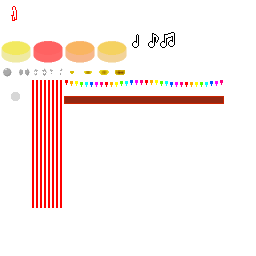
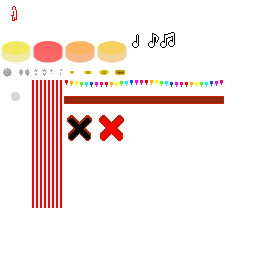
Comparing the layer stacks of the two w=256, h=256 images. Changes:
renamed "Background" to "Pasted Layer #3", painted on it over <box>67,115,124,141</box>
